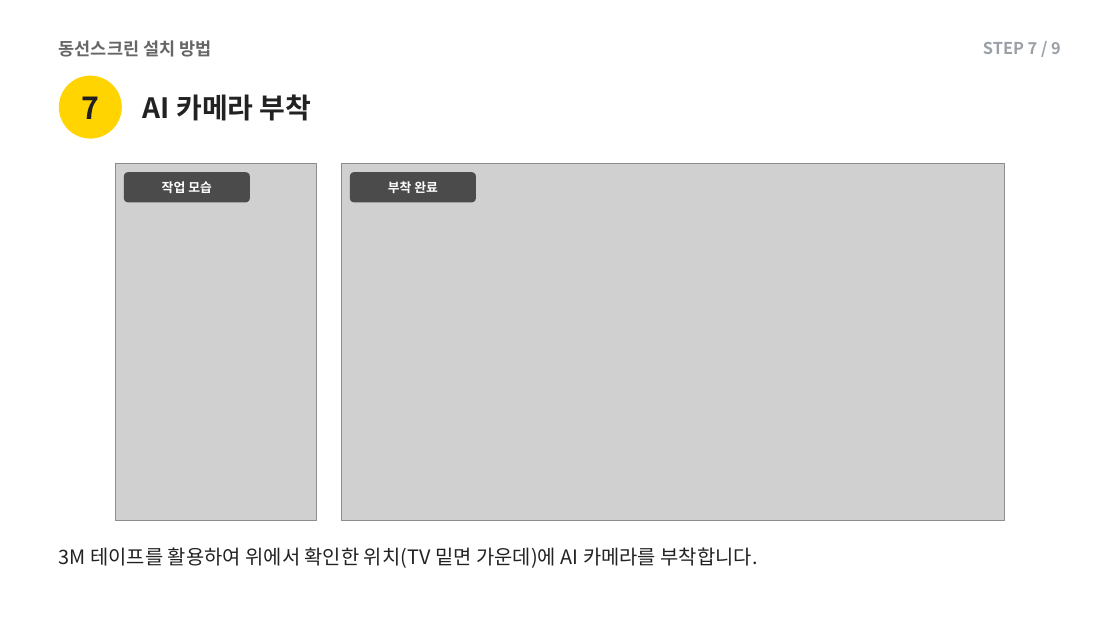
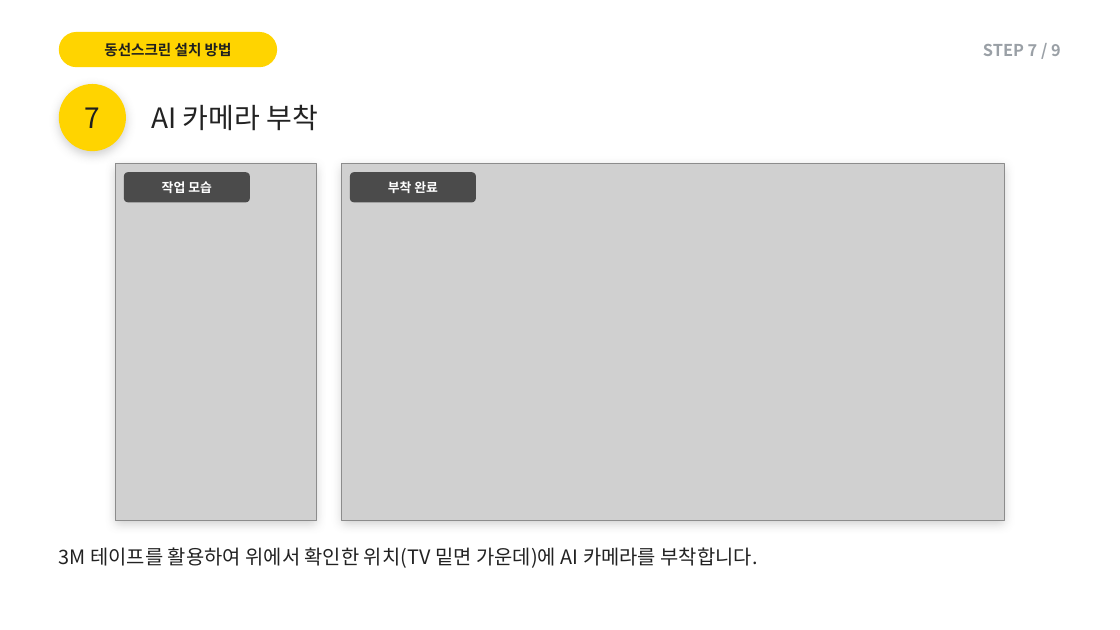
Before and after one commit to alsdn2947/ars, a slide deck: slide 12 of 이마트_AI카메라_설치매뉴얼.pptx. Drawn at 1120x630 pixels with LibreOffice and Linux fonts; fonts in the diff are those of the drawing; grey boxes stand for pictures. Boxes give left, top, right and bottom in pixels: in the first picture for what was removed or moved away, otherwise in the second. Text is boxed around its words. In the diff, an @@ line names an element or a change of style, - is before the commit and + after.

```diff
--- a/이마트_AI카메라_설치매뉴얼.pptx
+++ b/이마트_AI카메라_설치매뉴얼.pptx
@@ text "동선스크린 설치 방법" at [104,42,232,57]: size 15 to 12.5 pt, text colour #666666 to #1F1F1F; alignment left to centre @@
@@ rounded rectangle added at [59,32,277,67], fill #FFD400 @@
@@ text "7": place and size @@
-text "7" at [81,96,99,119]
+text "7" at [85,107,101,128]
@@ text "7" at [85,107,101,128]: size 26 to 24 pt, bold off @@
@@ ellipse: place and size @@
-ellipse at [59,76,122,139]
+ellipse at [59,84,126,151]
@@ ellipse at [59,84,126,151]: shadow on @@
@@ text "AI 카메라 부착": place and size @@
-text "AI 카메라 부착" at [143,94,312,121]
+text "AI 카메라 부착" at [151,104,318,131]
@@ text "AI 카메라 부착" at [151,104,318,131]: bold off @@
@@ rectangle added at [116,164,317,521], fill #FFFFFF @@
@@ rectangle added at [342,164,1005,521], fill #FFFFFF @@
```
Also in this commit, not shown: 24 other slides changed.
